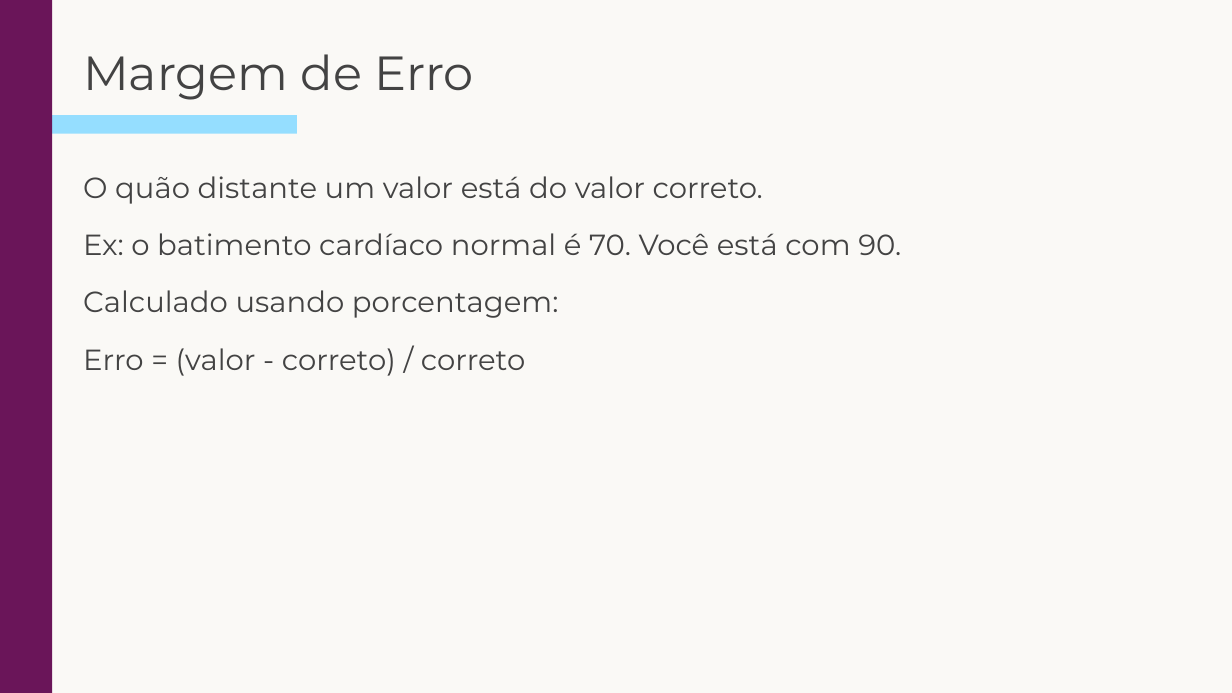
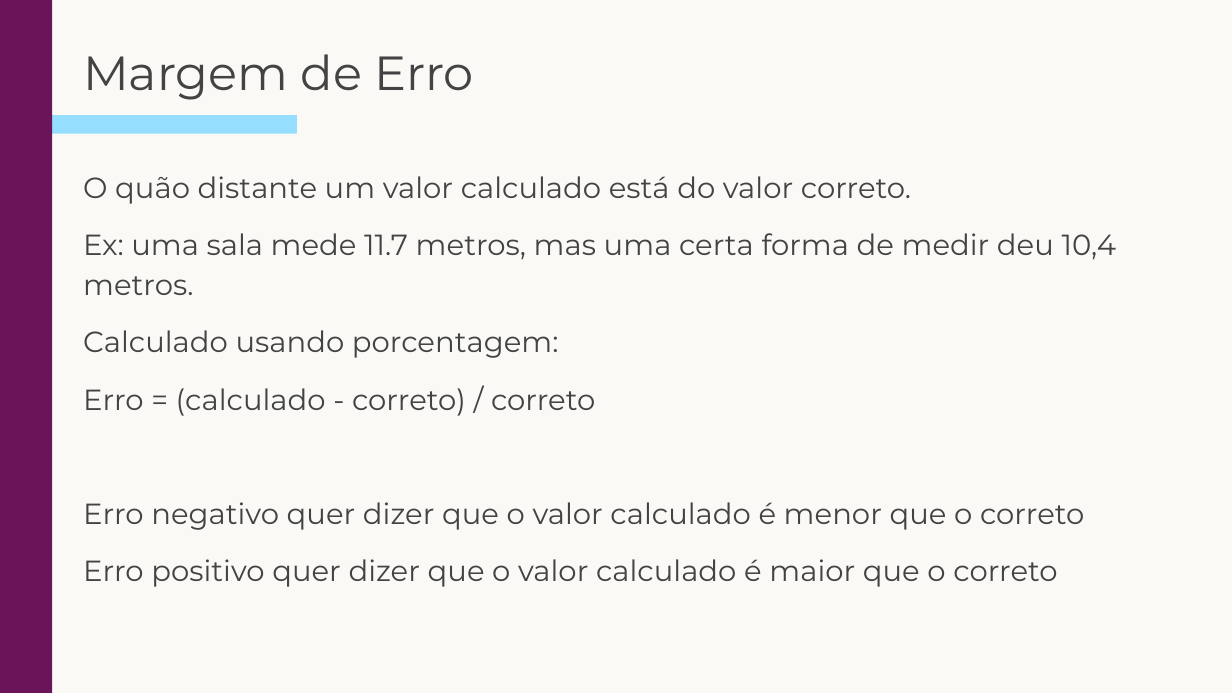
Before and after one commit to robertotomchak/imigrantesavancado, a slide deck: slide 19 of Aula 5 - Estatística.pptx. Drawn at 1232x693 pixels with LibreOffice and Linux fonts; fonts in the diff are those of the drawing. Boxes give left, top, right and bottom in pixels: in the first picture for what was removed or moved away, otherwise in the second. Text is boxed around its words. In the diff, an @@ line names an element or a change of style, - is before the commit and + after.

```diff
--- a/Aula 5 - Estatística.pptx
+++ b/Aula 5 - Estatística.pptx
@@ text at [83,176,1117,295]: text changed @@
-O quão distante um valor está do valor correto.
-Ex: o batimento cardíaco normal é 70. Você está com 90.
+O quão distante um valor calculado está do valor correto.
+Ex: uma sala mede 11.7 metros, mas uma certa forma de medir deu 10,4 metros.
@@ text at [83,388,1084,587]: text changed @@
-Erro = (valor - correto) / correto
+Erro = (calculado - correto) / correto
+Erro negativo quer dizer que o valor calculado é menor que o correto
+Erro positivo quer dizer que o valor calculado é maior que o correto
```
Also in this commit, not shown: 1 other slide changed, 1 other file.
